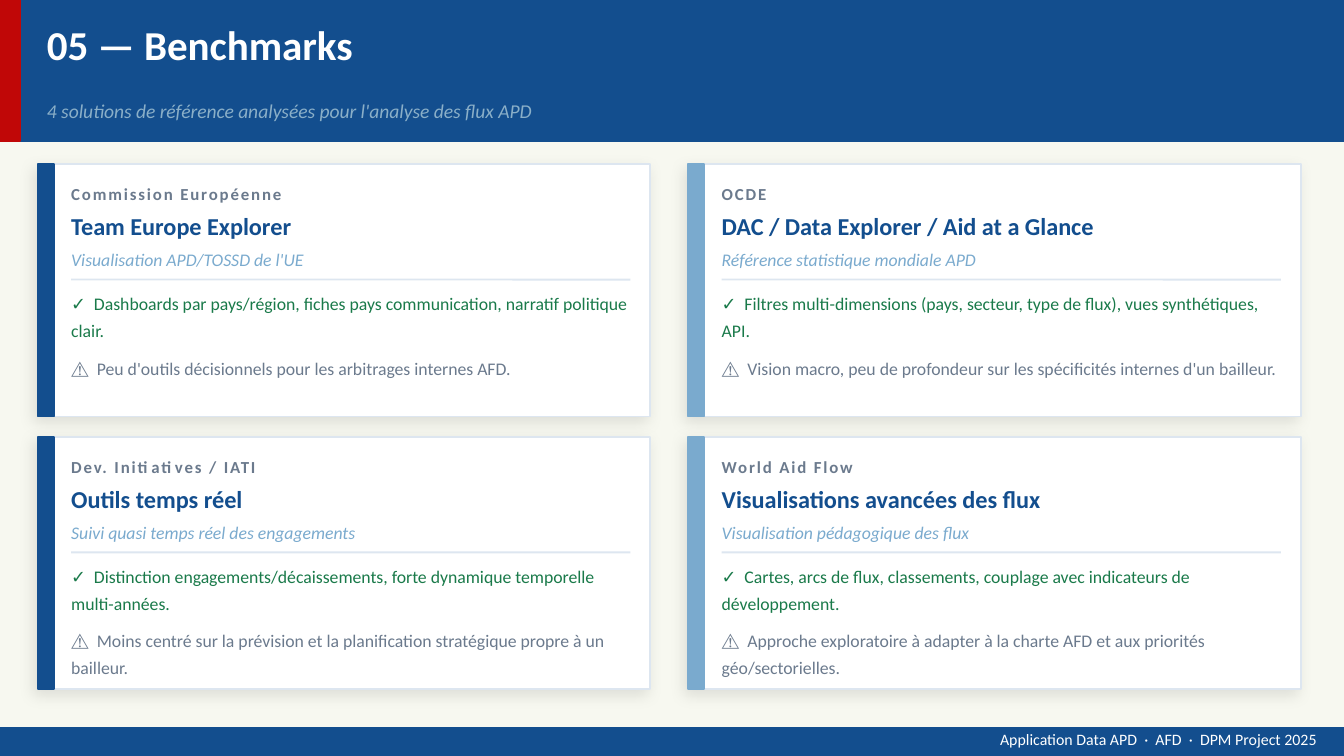
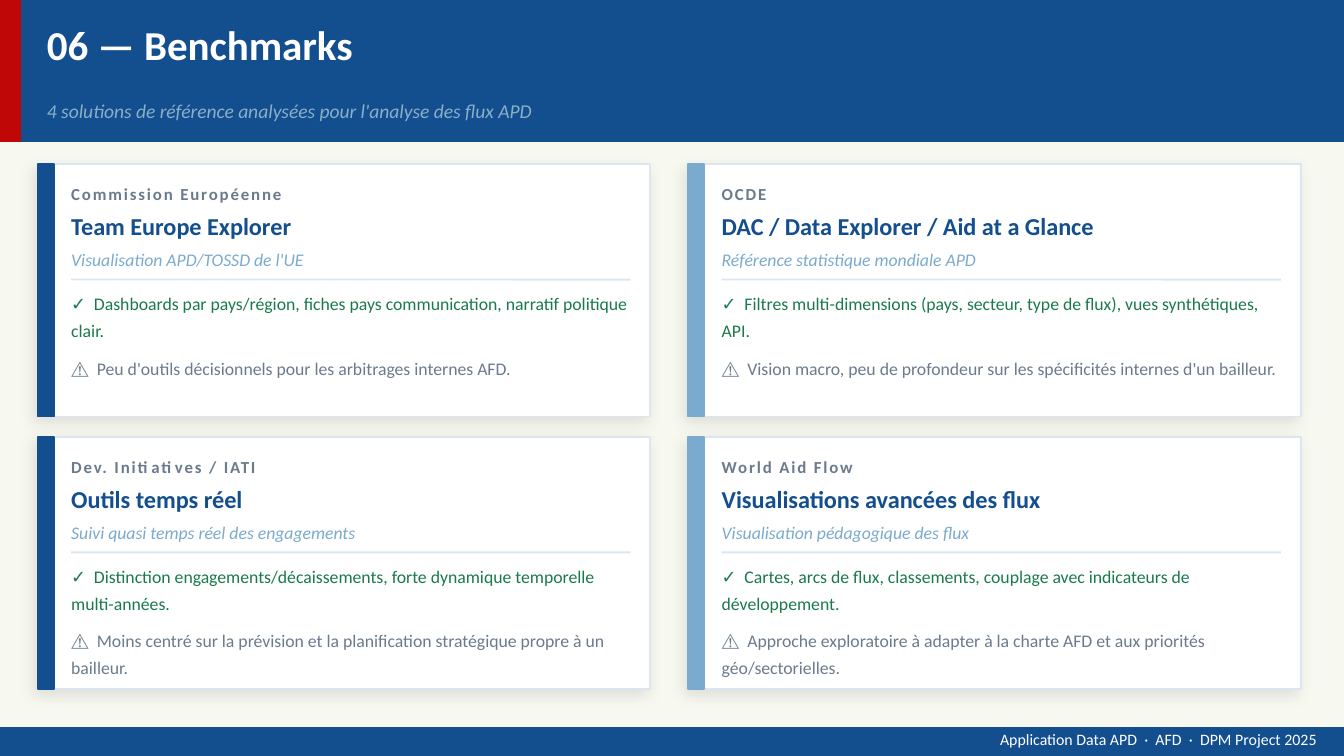
Before and after one commit to llecorps/liora_dpm_apd, a slide deck: slide 8 of presentation/Présentation_AFD_APD.pptx (slide 7 before the commit). Drawn at 1344x756 pixels with LibreOffice and Linux fonts; fonts in the diff are those of the drawing. Boxes give left, top, right and bottom in pixels: in the first picture for what was removed or moved away, otherwise in the second. Text is boxed around its words. In the diff, an @@ line names an element or a change of style, - is before the commit and + after.

```diff
--- a/presentation/Présentation_AFD_APD.pptx
+++ b/presentation/Présentation_AFD_APD.pptx
@@ text at box(47, 31, 353, 61): text changed @@
-05 — Benchmarks
+06 — Benchmarks
```
Also in this commit, not shown: 5 other slides changed, 2 slides added, 2 slides removed.
